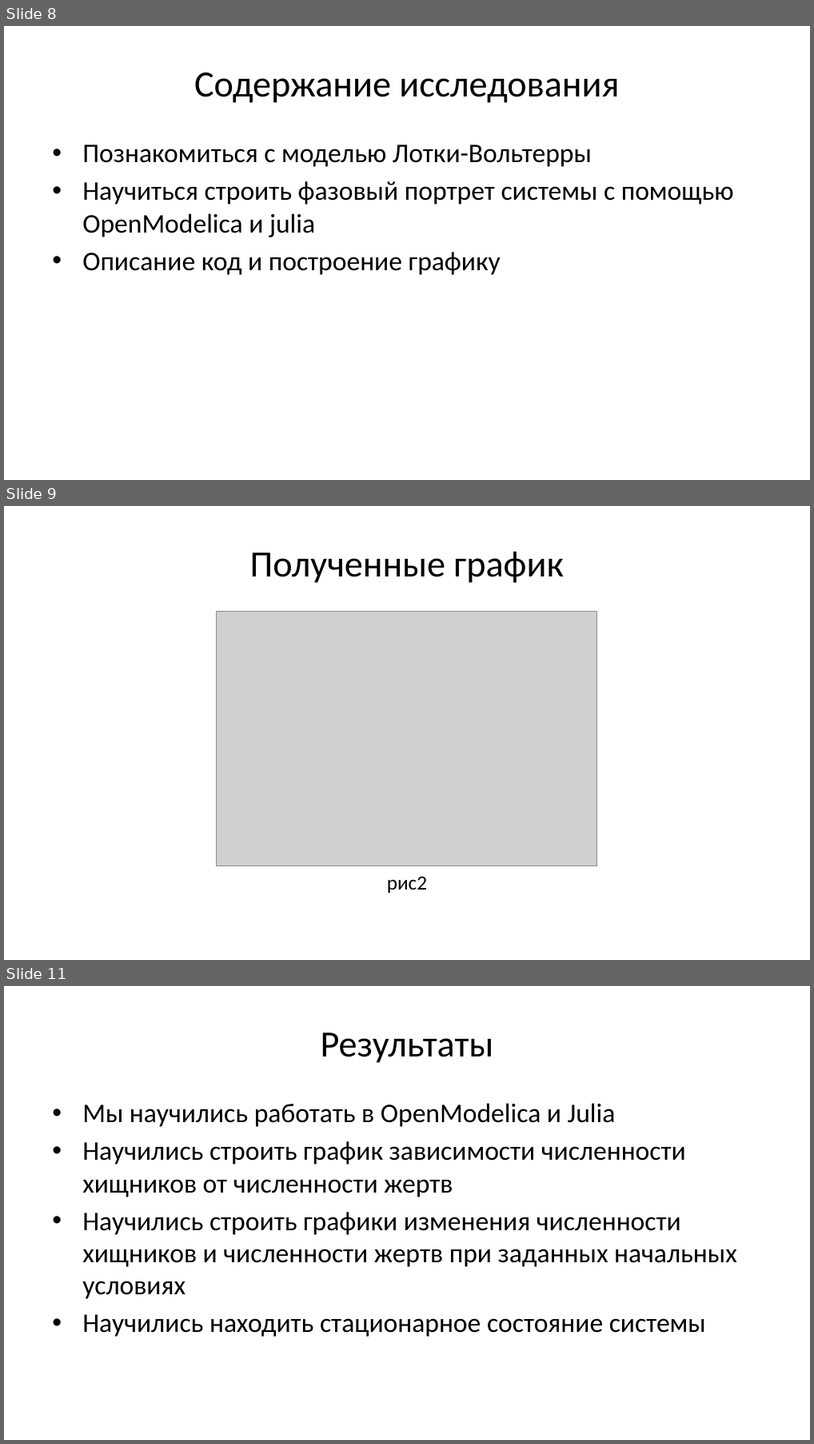
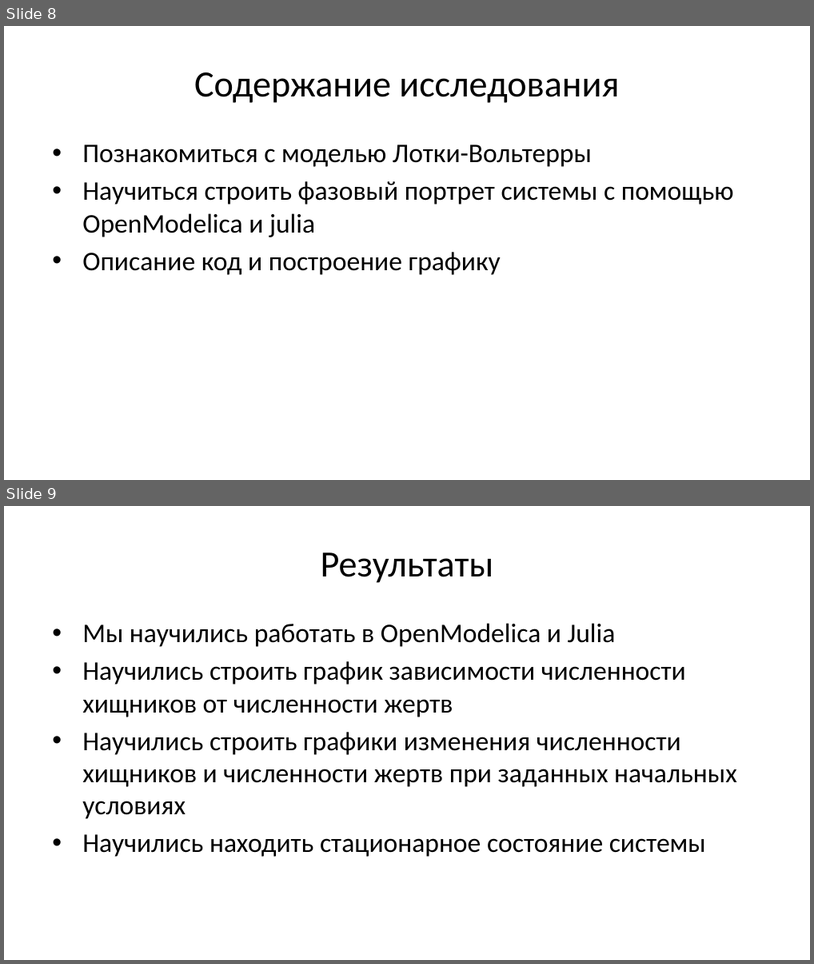
Before and after one commit to Jordaniakondzo/study_2023-2024_mathmod, a slide deck: labs/lab5/presentation/presentation5.pptx. Shown one above the other, each under a label of ours: slides 8, 9 and 11 before the commit, slides 8 and 9 after it; the slides between them are not shown. The pictures are 814x1444 and 814x964 pixels, drawn with LibreOffice and Linux fonts; fonts in the diff are those of the drawing; grey boxes stand for pictures. Boxes give left, top, right and bottom in pixels: in the first picture for what was removed or moved away, otherwise in the second. Text is boxed around its words. In the diff, an @@ line names an element or a change of style, - is before the commit and + after.

```diff
--- a/labs/lab5/presentation/presentation5.pptx
+++ b/labs/lab5/presentation/presentation5.pptx
@@ slide 9 removed at <box>4,506,810,960</box>, background #FFFFFF @@
@@ title removed at <box>250,551,563,583</box> @@
-Полученные график
@@ picture removed at <box>217,612,598,866</box> @@
@@ text removed at <box>387,876,427,892</box> @@
-рис2
@@ what was slide 11 is now slide 9 @@
```
Also in this commit, not shown: 1 other slide removed, 8 other files.
